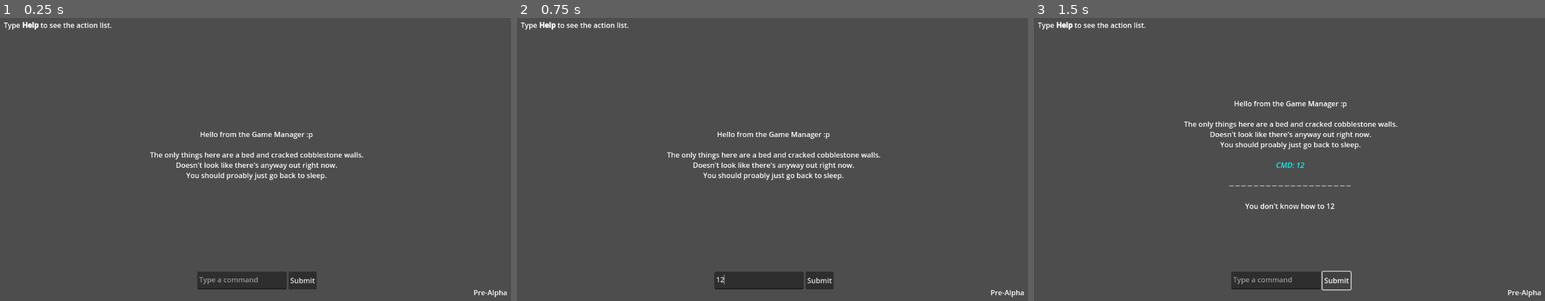
Above: before the commit, frames 1-3 (left to right).
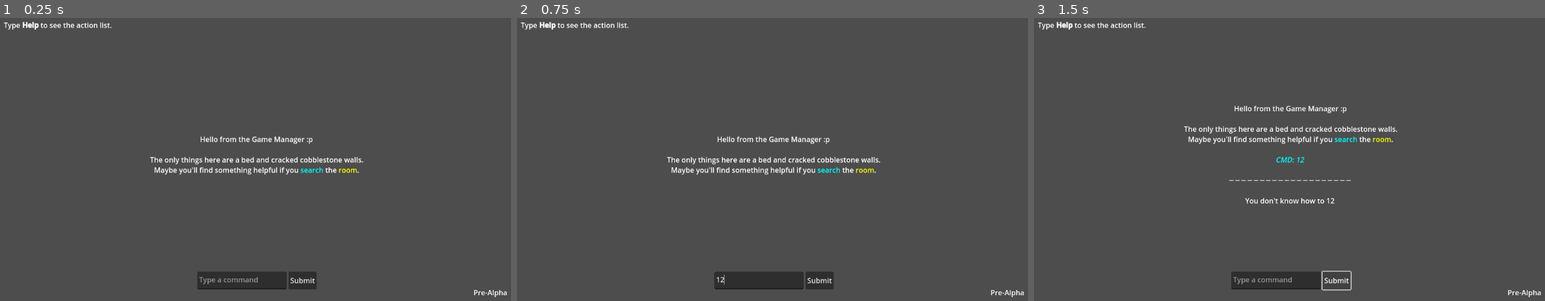
Above: after the commit, the same moments.

Repository: Uraxii/mouse
Game: Godot game, scene res://scenes/main.tscn
The game is run twice, just before and just after one commit, with the same random seed, the same clock (stepped at 60 frames per second) and the same inputs.
Inputs (mouse positions are in pixels of both pictures, inside the frame that each line leads up to):
- Up to frame 1 (0.25 s): no input
- Up to frame 2 (0.75 s): click (757, 281) at 0.52 s; type "12" at 0.6 s
- Up to frame 3 (1.5 s): click "Submit" at 1.25 s

The runs differ from the first frame. In frame 1, 2.2% of the frame differs, in the area x 29-72%, y 40-58%; in frame 2, 2.2%; in frame 3, 2.8%, in the area x 29-72%, y 29-68%.

Commit message:
Updated description

Diff:
--- a/resources/maps/m1/rooms/m1_r1.tres
+++ b/resources/maps/m1/rooms/m1_r1.tres
@@ -8,6 +8,7 @@
 [sub_resource type="Resource" id="Resource_8idtv"]
 script = ExtResource("3_dl53v")
 id = 1
+display_name = "Items"
 items = Array[ExtResource("1_g1ld5")]([ExtResource("2_elpkp")])
 capacity = null
 inspect_text = "It can hold items."
@@ -19,8 +20,7 @@
 id = 0
 display_name = "Bedroom"
 description = "The only things here are a bed and cracked cobblestone walls.
-Doesn't look like there's anyway out right now.
-You should proably just go back to sleep."
+Maybe you'll find something helpful if you [color=cyan]search[/color] the [color=yellow]room[/color]."
 entrance_text = "You're back in the room you woke up in."
 empty_room_text = "There's nothing here besides dust and an uneasy feeling."
 search_text = "The room is musty... and humid... some ground water seeps through the stone walls."
